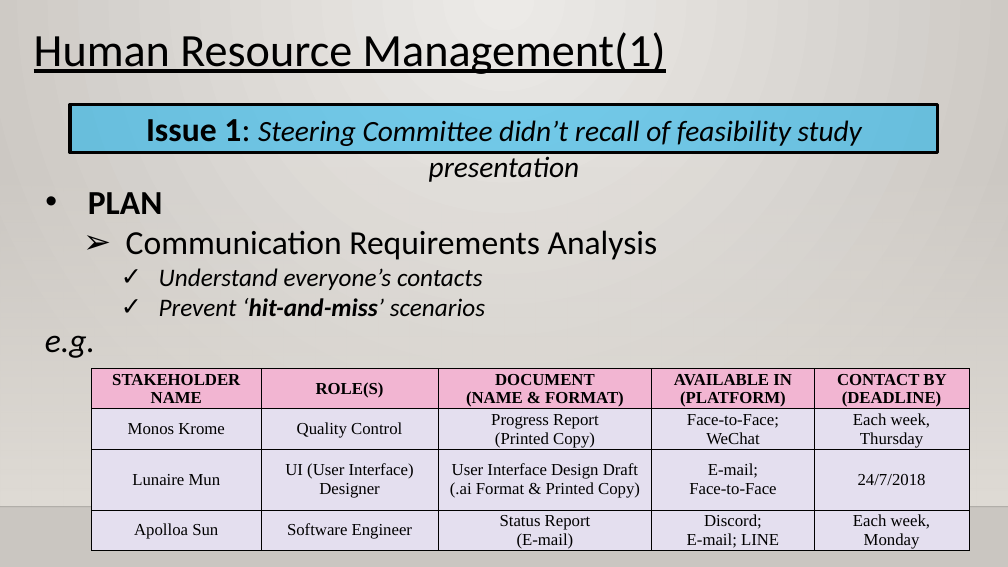
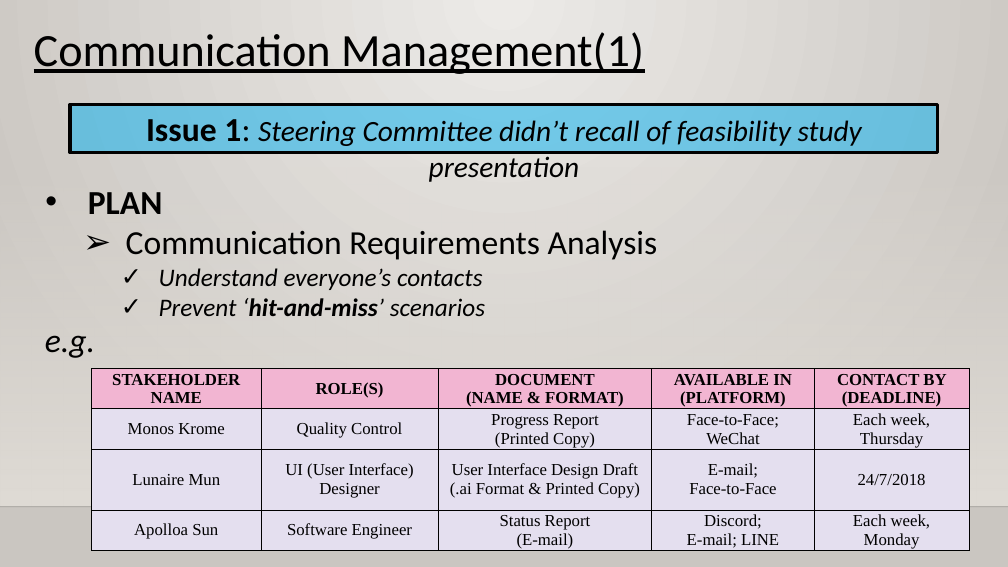
Before and after one commit to XtremisStudio/Project-Management, a slide deck: slide 27 of PRMGT_Presentation_Template.pptx (slide 25 before the commit). Drawn at 1008x567 pixels with LibreOffice and Linux fonts; fonts in the diff are those of the drawing; background and template pictures are left out. Boxes give left, top, right and bottom in pixels: in the first picture for what was removed or moved away, otherwise in the second. Text is boxed around its words. In the diff, an @@ line names an element or a change of style, - is before the commit and + after.

```diff
--- a/PRMGT_Presentation_Template.pptx
+++ b/PRMGT_Presentation_Template.pptx
@@ text at (x1=34, y1=32, x2=644, y2=74): text changed @@
-Human Resource Management(1)
+Communication Management(1)
```
Also in this commit, not shown: 3 other slides changed.
